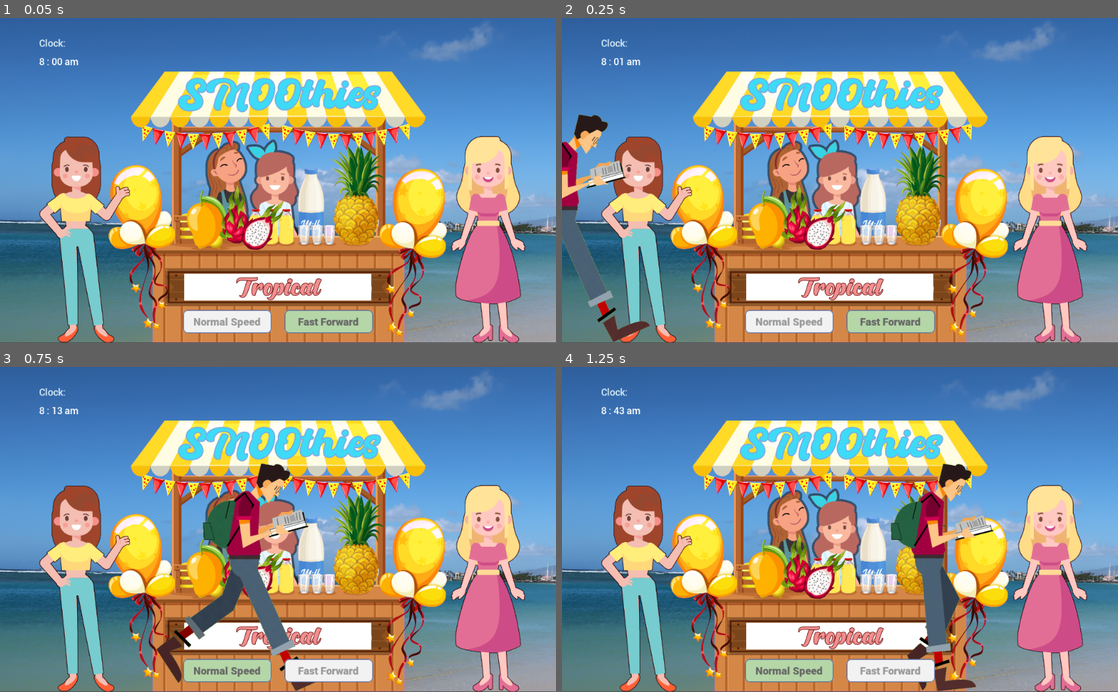
Above: before the commit, frames 1-4 (two rows, left to right).
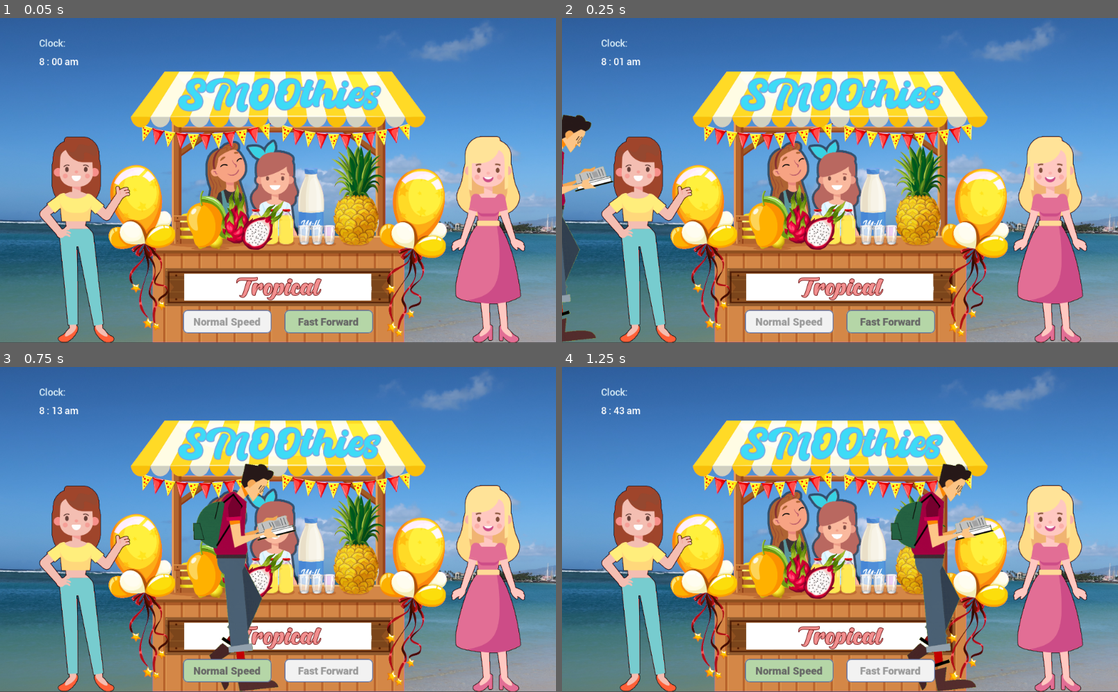
Above: after the commit, the same moments.

Repository: thepriscillawang/SMOOthies
Game: Godot game, scene res://Scenes/Simulation.tscn
Two runs of this game, one before a commit and one after it. Both use one fixed random seed, a clock stepped at 60 frames per second and the inputs below. This scene is started directly instead of the project's main scene. Sound files missing from this copy of the repository are replaced by a short silence.
Inputs (mouse positions are in pixels of both pictures, inside the frame that each line leads up to):
- Up to frame 1 (0.05 s): no input
- Up to frame 2 (0.25 s): no input
- Up to frame 3 (0.75 s): click (328, 672) at 0.5 s
- Up to frame 4 (1.25 s): no input

Frame 1 is identical in both runs. In frame 2, 3.2% of the frame differs, in the area x 0-16%, y 29-100%; in frame 3, 6.2%, in the area x 28-57%, y 29-100%; in frame 4, nothing differs.
Error before the commit: Invalid operands 'Nil' and 'int' in operator '-'. (res://Scenes/Algorithm.gd:119)
Error after the commit: Invalid operands 'Nil' and 'int' in operator '-'. (res://Scenes/Algorithm.gd:115)

Commit message:
removed print statements

Diff:
--- a/src/SMOOthies/Scenes/Algorithm.gd
+++ b/src/SMOOthies/Scenes/Algorithm.gd
@@ -31,17 +31,13 @@
 func compare_recipes():
 	var perfect_recipe = ["mango","mango","mango","mango","pineapple","pineapple","pineapple","pineapple","pineapple","pineapple","dragonfruit","dragonfruit","dragonfruit","milk","milk","ice"]
 	var player_recipe = render_player_recipe()
-	print(player_recipe)
 	var num_same_item = 0
 
 	for i in player_recipe:
-		print(i)
 		if perfect_recipe.has(i):
 			#remove
 			perfect_recipe.remove(i)
-			print(perfect_recipe)
 			num_same_item = num_same_item + 1
-			print("num_same_item: " + str(num_same_item))
 		else:
 			print('nothing to remove')
 
--- a/src/SMOOthies/Scenes/IngredientsEvent.gd
+++ b/src/SMOOthies/Scenes/IngredientsEvent.gd
@@ -4,13 +4,11 @@
 var rng = RandomNumberGenerator.new()
 
 func _ready():
-	print("in IngredientsEvent")
 	# Reset ice
 	Global.inventory_ice = 0
 	# should pick whether it should have extra event
 	rng.randomize()
 	var my_random_number = rng.randi_range(0,5)
-	print("random number is: " + str(my_random_number))
 	if (my_random_number == 0 || my_random_number == 1 || my_random_number == 2):
 		$IngredientsEventLabel.text = _events[my_random_number].event
 		reset_values(my_random_number)
@@ -19,7 +17,6 @@
 	Global.reset_curr_ingredients()
 
 func reset_values(id):
-	print('reset values called')
 	if (id == 0):
 		Global.inventory_milk = 0
 	elif (id == 1):
--- a/src/SMOOthies/Scenes/Main.gd
+++ b/src/SMOOthies/Scenes/Main.gd
@@ -4,7 +4,6 @@
 var curr_event
 
 func _ready():
-	print("Hi, world!")
 	Global._reset_values()
 	MainMusic.play_music()
 
--- a/src/SMOOthies/Scenes/Recipe.gd
+++ b/src/SMOOthies/Scenes/Recipe.gd
@@ -2,7 +2,6 @@
 
 # Called when the node enters the scene tree for the first time.
 func _ready():
-	print("in recipe")
 	update_amount_label("mango")
 	update_amount_label("pineapple")
 	update_amount_label("dragonfruit")
--- a/src/SMOOthies/Scenes/Simulation.tscn
+++ b/src/SMOOthies/Scenes/Simulation.tscn
@@ -146,7 +146,6 @@
 visible = false
 position = Vector2( 804, 395 )
 frames = SubResource( 6 )
-frame = 2
 speed_scale = 1.2
 playing = true
 
@@ -155,7 +154,7 @@
 position = Vector2( 655, 384.5 )
 scale = Vector2( 1.09714, 1.05111 )
 frames = SubResource( 7 )
-frame = 1
+frame = 2
 speed_scale = 0.5
 playing = true
 
@@ -164,7 +163,7 @@
 position = Vector2( 343.5, 351 )
 scale = Vector2( 1.30571, 1.19111 )
 frames = SubResource( 8 )
-frame = 2
+frame = 1
 playing = true
 
 [node name="FastForwardButton" type="TextureButton" parent="."]
